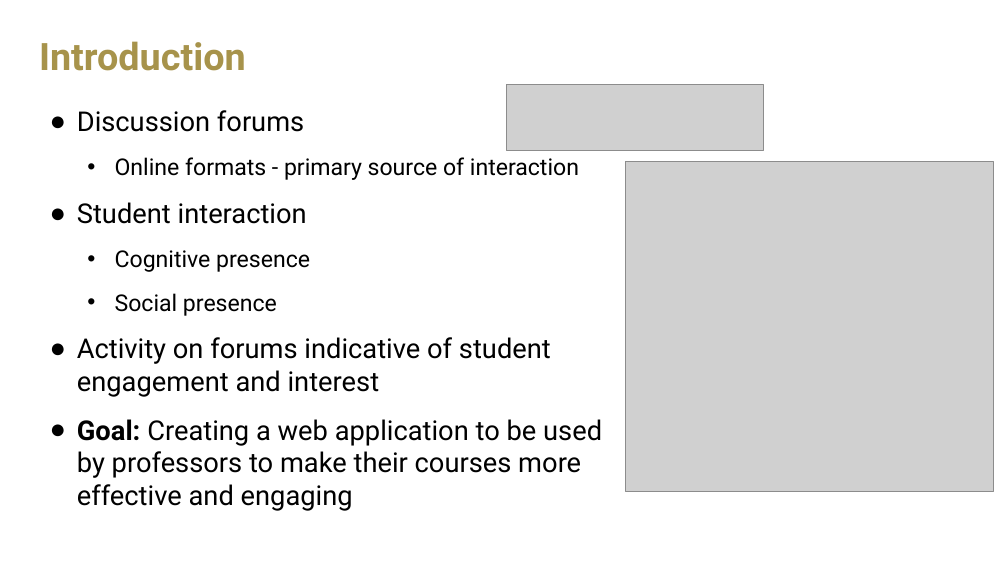
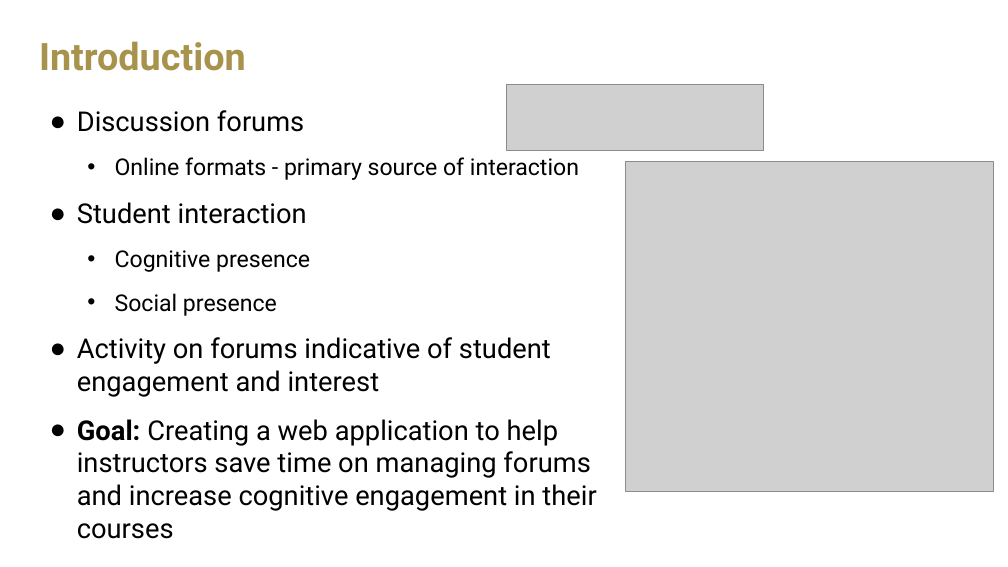
Before and after one commit to saloni-agshiker/DataDrivenEducationLab, a slide deck: slide 3 of spring-2022/presentations/VIP Presentation 1.pptx. Drawn at 1008x567 pixels with LibreOffice and Linux fonts; fonts in the diff are those of the drawing; grey boxes stand for pictures; background and template pictures are left out. Boxes give left, top, right and bottom in pixels: in the first picture for what was removed or moved away, otherwise in the second. Text is boxed around its words. In the diff, an @@ line names an element or a change of style, - is before the commit and + after.

```diff
--- a/spring-2022/presentations/VIP Presentation 1.pptx
+++ b/spring-2022/presentations/VIP Presentation 1.pptx
@@ text at (77,419,596,539): text changed @@
-● Goal: Creating a web application to be used by professors to make their courses more effective and engaging
+● Goal: Creating a web application to help instructors save time on managing forums and increase cognitive engagement in their courses
```
Also in this commit, not shown: 7 other slides changed, 12 slides added, 13 slides removed, 11 other files.
